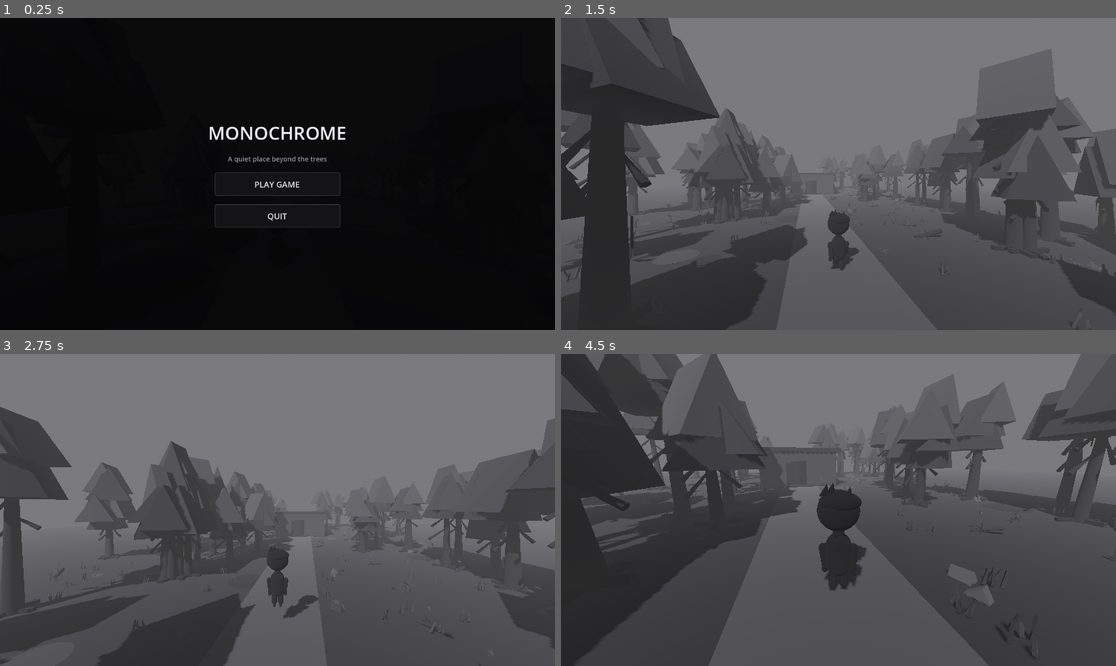
Above: before the commit, frames 1-4 (two rows, left to right).
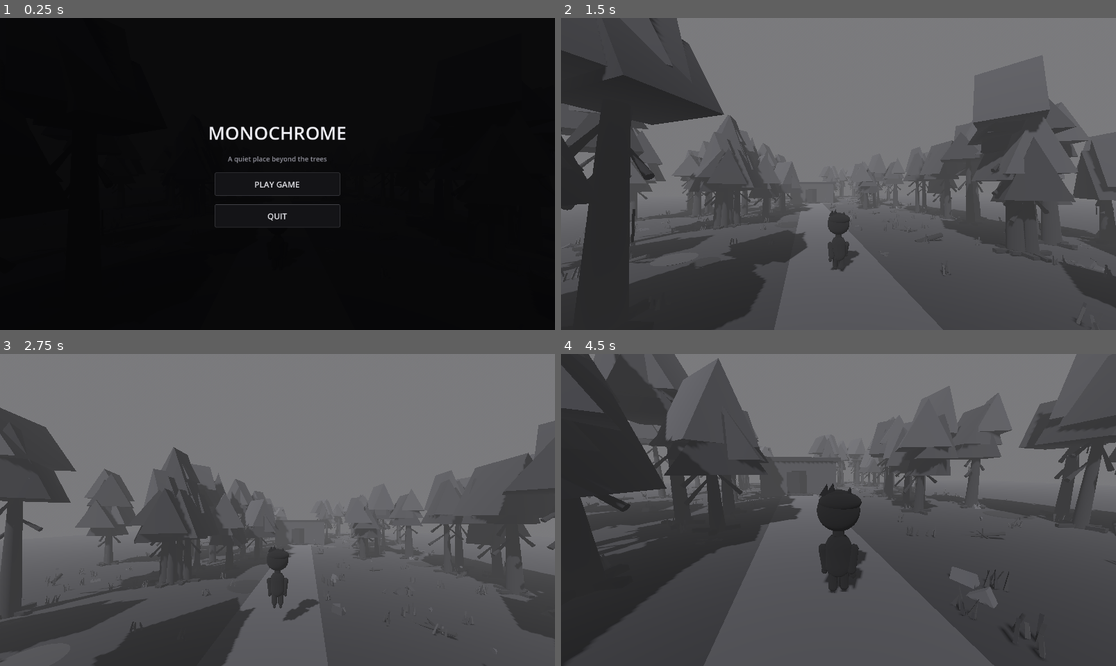
Above: after the commit, the same moments.

Repository: leto98/Monochrome
Game: Godot game, scene res://scenes/main.tscn
The game is run twice, just before and just after one commit, with the same random seed, the same clock (stepped at 60 frames per second) and the same inputs.
Inputs (mouse positions are in pixels of both pictures, inside the frame that each line leads up to):
- Up to frame 1 (0.25 s): no input
- Up to frame 2 (1.5 s): click "PLAY GAME" at 0.5 s; tap Enter at 1.25 s; move the mouse to (866, 174) at 1.27 s; hold W from 1.28 s (still down); tap E at 1.35 s
- Up to frame 3 (2.75 s): keep holding W; tap Space at 1.52, 2.27 s; move the mouse to (249, 510) at 2.02 s; tap Alt at 2.1 s
- Up to frame 4 (4.5 s): keep holding W; move the mouse to (849, 503) at 2.77 s; tap Enter at 2.85 s; move the mouse to (832, 516) at 3.52 s; tap V at 3.6 s; tap Space at 3.77 s; move the mouse to (877, 513) at 4.27 s; hold Shift from 4.28 s (still down)

The runs differ from the first frame. In frame 2, 7.1% of the frame differs, in the area x 0-100%, y 0-100%; in frame 3, 5.2%; in frame 4, 8.2%.

Commit message:
Pause gameplay until Play Game is selected

Diff:
--- a/scripts/main.gd
+++ b/scripts/main.gd
@@ -35,6 +35,8 @@
 	interaction_audio.max_distance = 16.0
 	interaction_audio.unit_size = 4.0
 	add_child(interaction_audio)
+	player.process_mode = Node.PROCESS_MODE_PAUSABLE
+	get_tree().paused = true
 
 func _process(_delta: float) -> void:
 	if not game_started or is_paused:
@@ -529,6 +531,7 @@
 	player.name = "Boy"
 	player.position = Vector3(0, 0.95, 5.0)
 	player.set_script(load("res://scripts/player.gd"))
+	player.process_mode = Node.PROCESS_MODE_PAUSABLE
 
 	# Stylized human silhouette based on the supplied reference: oversized head,
 	# soft blocky hair, narrow neck, simple rounded tunic, short arms and slim legs.
